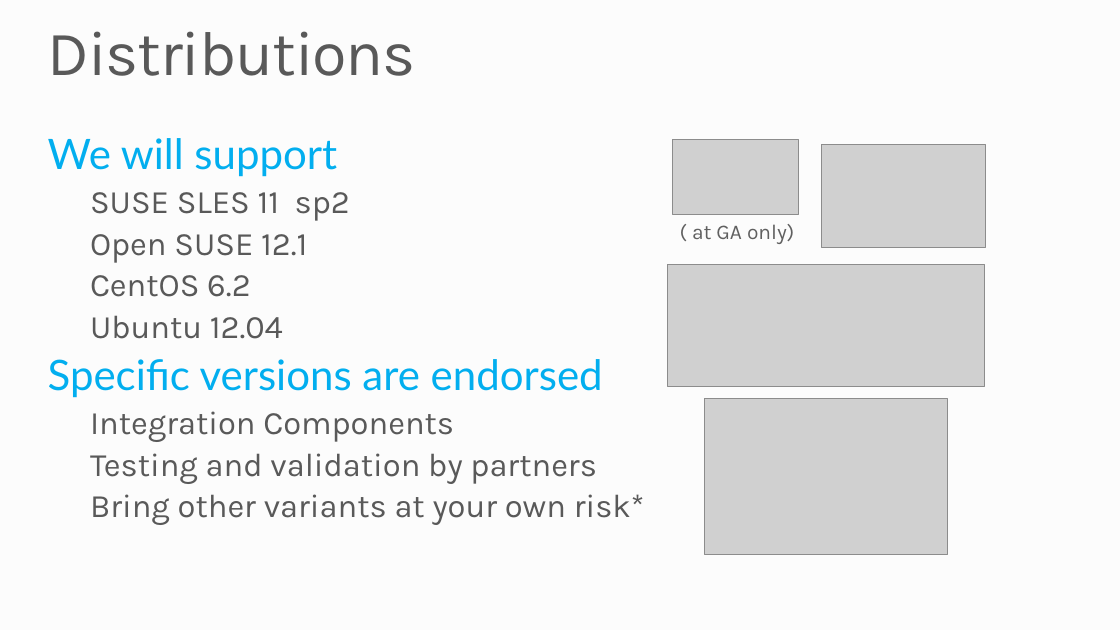
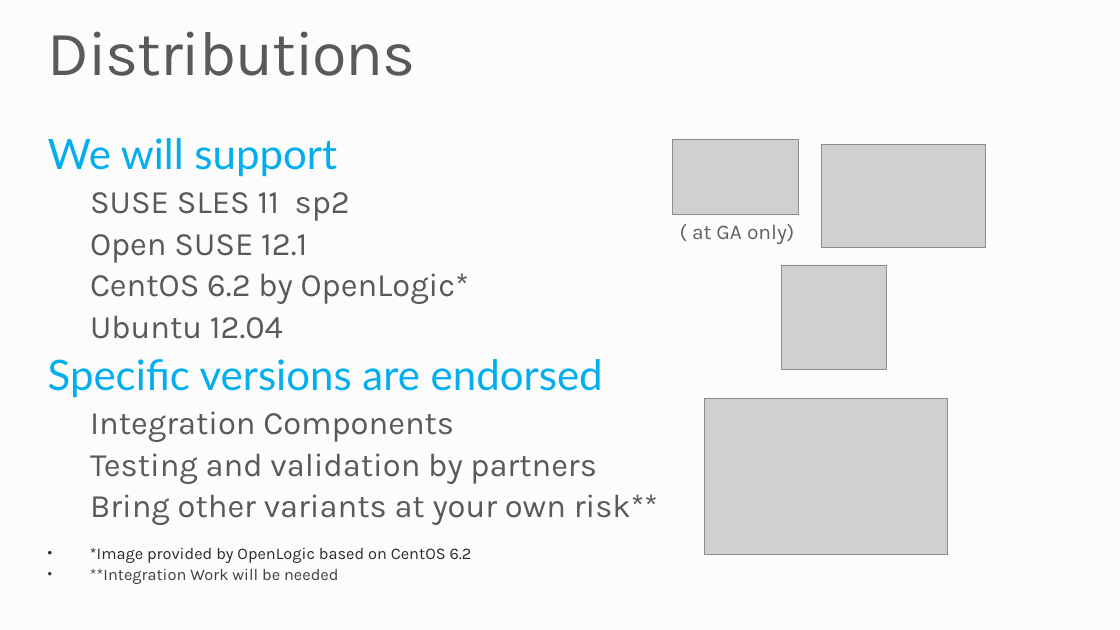
Before and after one commit to mwasham/WATK-Presentations, a slide deck: slide 5 of LinuxVirtualMachines/LinuxVirtualMachines.pptx. Drawn at 1120x630 pixels with LibreOffice and Linux fonts; fonts in the diff are those of the drawing; grey boxes stand for pictures; background and template pictures are left out. Boxes give left, top, right and bottom in pixels: in the first picture for what was removed or moved away, otherwise in the second. Text is boxed around its words. In the diff, an @@ line names an element or a change of style, - is before the commit and + after.

```diff
--- a/LinuxVirtualMachines/LinuxVirtualMachines.pptx
+++ b/LinuxVirtualMachines/LinuxVirtualMachines.pptx
@@ picture removed at <box>667,265,985,386</box> @@
@@ picture added at <box>781,265,886,370</box> @@
@@ text at <box>90,273,469,304</box>: text changed @@
-  CentOS 6.2
+  CentOS 6.2 by OpenLogic*
@@ text at <box>90,494,658,525</box>: text changed @@
-  Bring other variants at your own risk*
+  Bring other variants at your own risk**
@@ text added at <box>90,548,472,584</box>, 14 pt, text #292929 @@
+• *Image provided by OpenLogic based on CentOS 6.2
+• **Integration Work will be needed
```
Also in this commit, not shown: 2 other slides changed, 7 slides added.
